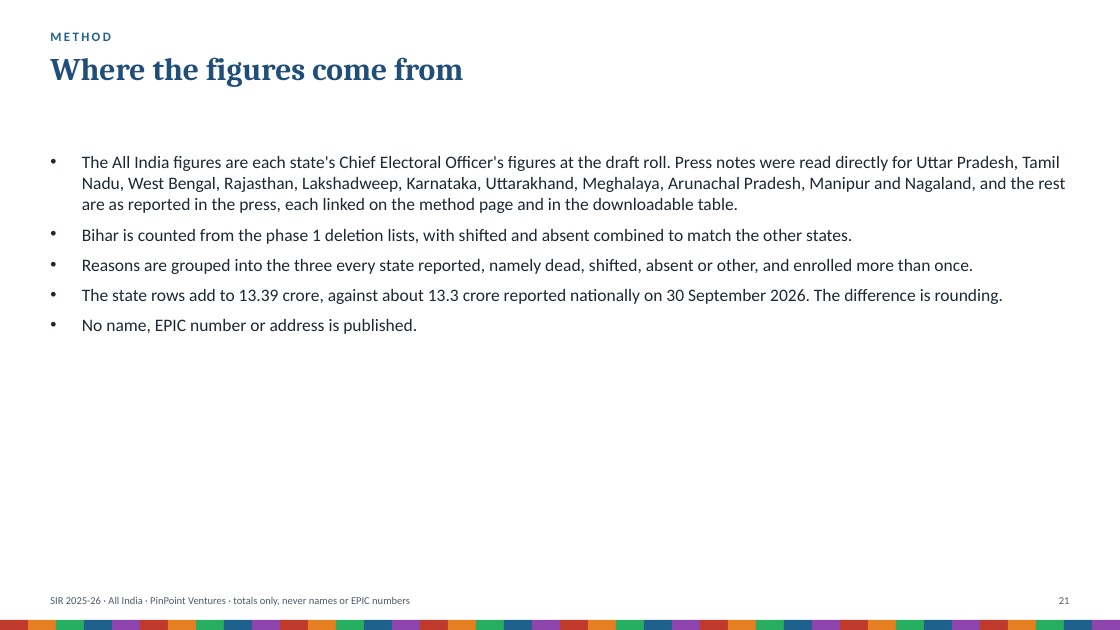
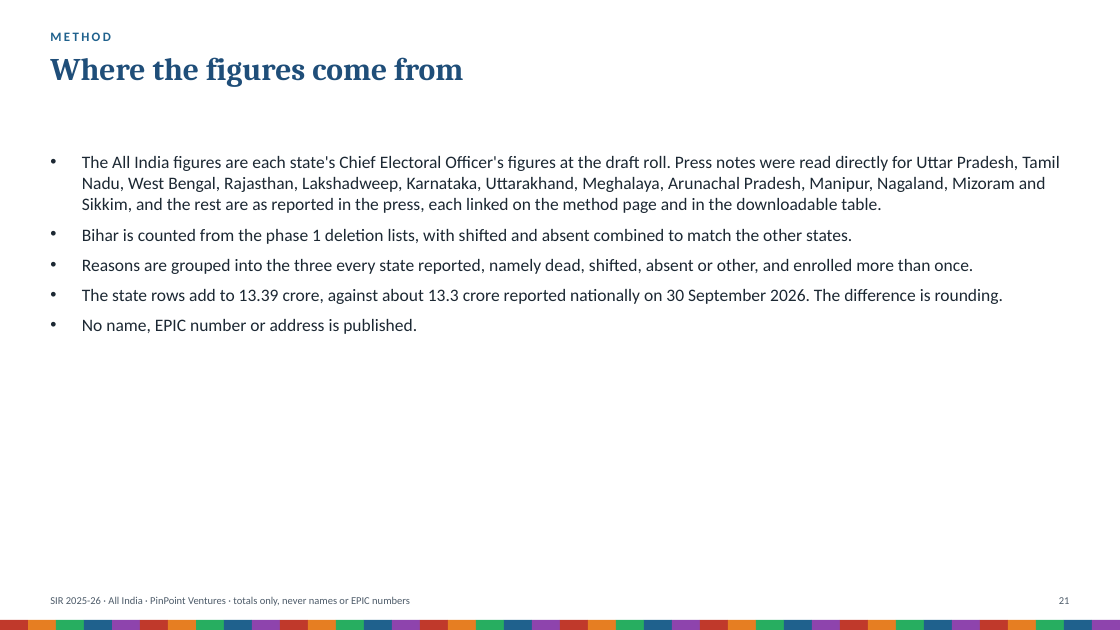
Before and after one commit to Varnasr/INDIA-DATA, a slide deck: slide 21 of reports/sir-india-deck.pptx. Drawn at 1120x630 pixels with LibreOffice and Linux fonts; fonts in the diff are those of the drawing. Boxes give left, top, right and bottom in pixels: in the first picture for what was removed or moved away, otherwise in the second. Text is boxed around its words. In the diff, an @@ line names an element or a change of style, - is before the commit and + after.

```diff
--- a/reports/sir-india-deck.pptx
+++ b/reports/sir-india-deck.pptx
@@ text at bbox=[82, 156, 1059, 213]: text changed @@
-• The All India figures are each state's Chief Electoral Officer's figures at the draft roll. Press notes were read directly for Uttar Pradesh, Tamil Nadu, West Bengal, Rajasthan, Lakshadweep, Karnataka, Uttarakhand, Meghalaya, Arunachal Pradesh, Manipur and Nagaland, and the rest are as reported in the press, each linked on the method page and in the downloadable table.
+• The All India figures are each state's Chief Electoral Officer's figures at the draft roll. Press notes were read directly for Uttar Pradesh, Tamil Nadu, West Bengal, Rajasthan, Lakshadweep, Karnataka, Uttarakhand, Meghalaya, Arunachal Pradesh, Manipur, Nagaland, Mizoram and Sikkim, and the rest are as reported in the press, each linked on the method page and in the downloadable table.
```
Also in this commit, not shown: 8 other slides changed, 9 other files.
